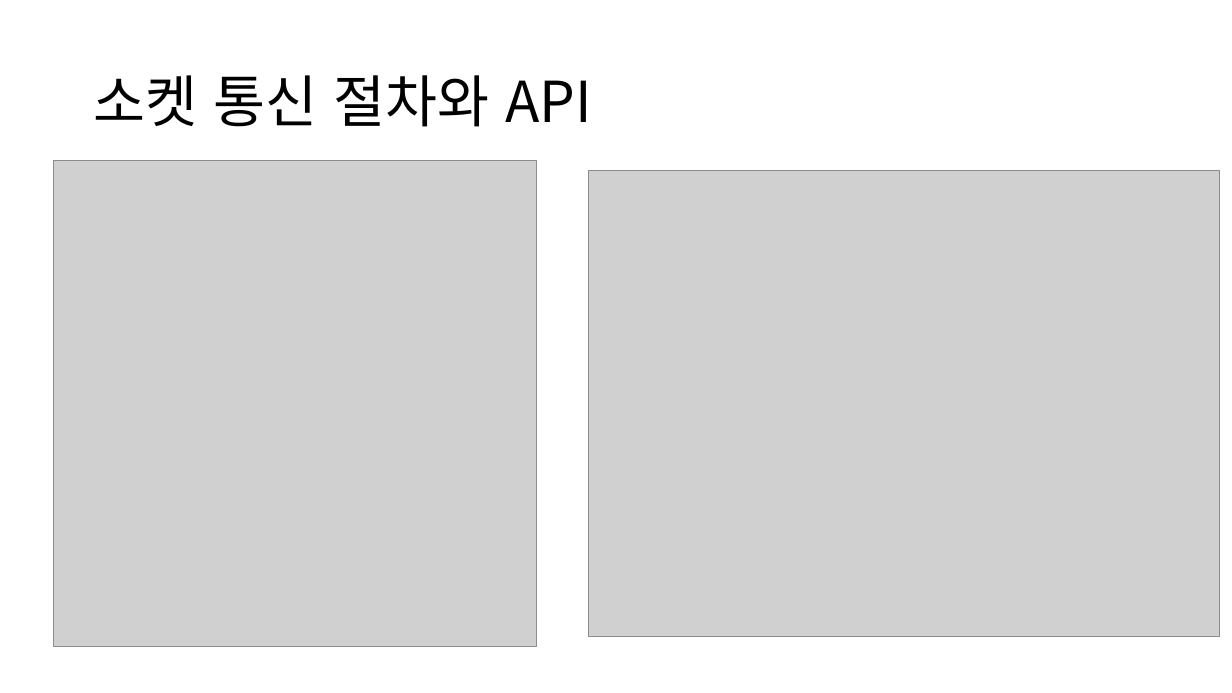
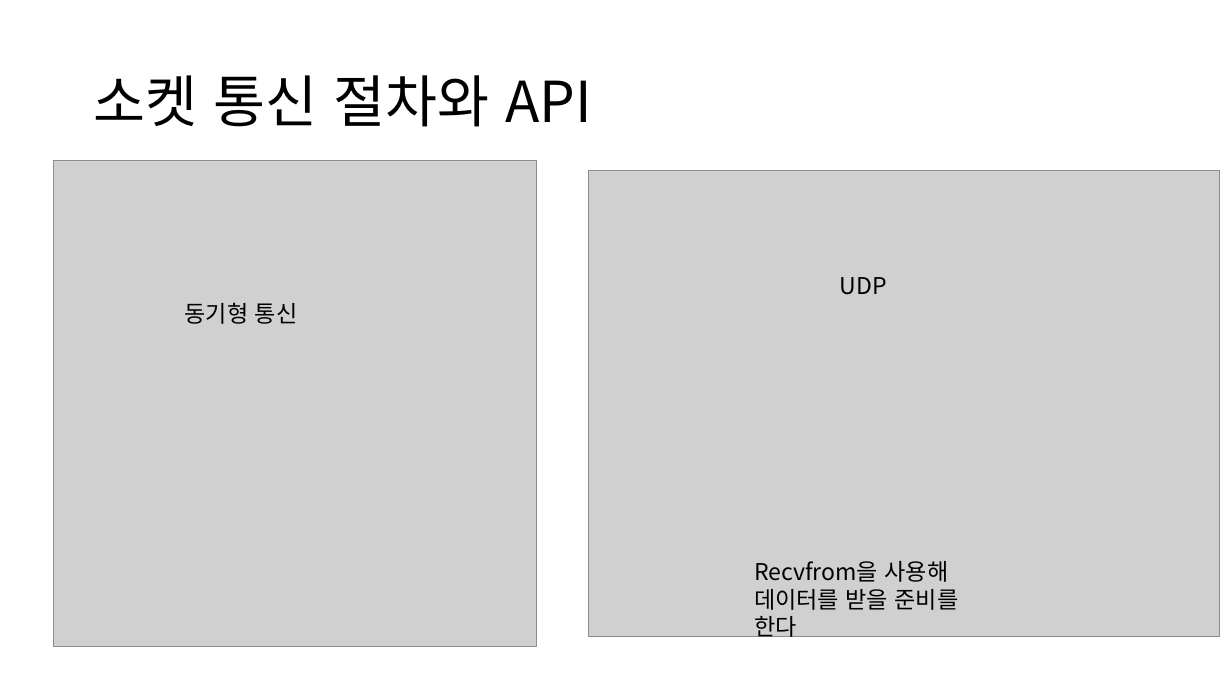
Before and after one commit to JH2516/ServerProgramming-Edu., a slide deck: slide 6 of 5주차 6주차 UDP 프로그래밍.pptx. Drawn at 1232x693 pixels with LibreOffice and Linux fonts; fonts in the diff are those of the drawing; grey boxes stand for pictures. Boxes give left, top, right and bottom in pixels: in the first picture for what was removed or moved away, otherwise in the second. Text is boxed around its words. In the diff, an @@ line names an element or a change of style, - is before the commit and + after.

```diff
--- a/5주차 6주차 UDP 프로그래밍.pptx
+++ b/5주차 6주차 UDP 프로그래밍.pptx
@@ text added at box(840, 277, 887, 295), 18 pt, text #000000 @@
+UDP
@@ text added at box(185, 302, 298, 324), 18 pt, text #000000 @@
+동기형 통신
@@ text added at box(754, 561, 959, 641), 18 pt, text #000000 @@
+Recvfrom을 사용해 데이터를 받을 준비를 한다
```
Also in this commit, not shown: 2 other slides changed, 6 other files.
